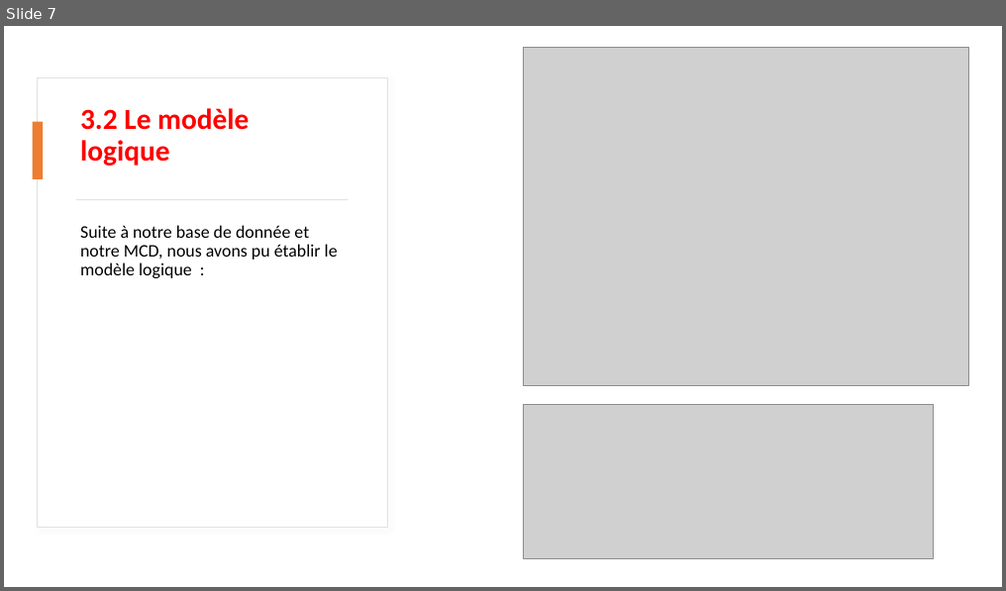
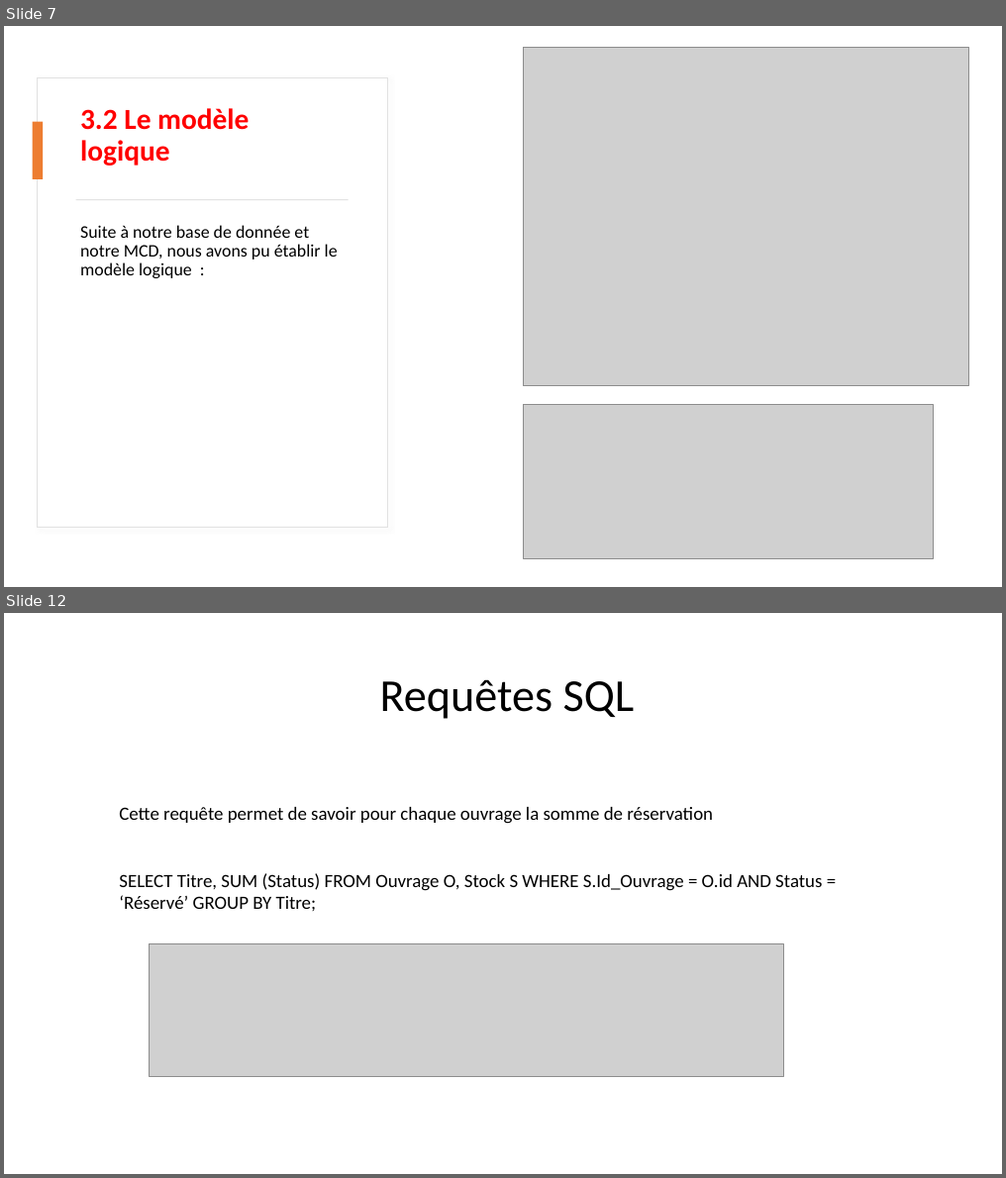
Before and after one commit to Anistea/Biblioth-que, a slide deck: PowerPoint_Projet Panorama base de données.pptx. Shown one above the other, each under a label of ours: slide 7 before the commit, slides 7 and 12 after it; the slides between them are not shown. The pictures are 1006x591 and 1006x1178 pixels, drawn with LibreOffice and Linux fonts; fonts in the diff are those of the drawing; grey boxes stand for pictures. Boxes give left, top, right and bottom in pixels: in the first picture for what was removed or moved away, otherwise in the second. Text is boxed around its words. In the diff, an @@ line names an element or a change of style, - is before the commit and + after.

```diff
--- a/PowerPoint_Projet Panorama base de données.pptx
+++ b/PowerPoint_Projet Panorama base de données.pptx
@@ slide 12 added at box(4, 613, 1002, 1174), background #FFFFFF @@
@@ title added at box(380, 679, 635, 719), 44 pt, text #000000 @@
+Requêtes SQL
@@ text added at box(119, 807, 822, 911), 18 pt, text #000000 @@
+Cette requête permet de savoir pour chaque ouvrage la somme de réservation
+SELECT Titre, SUM (Status) FROM Ouvrage O, Stock S WHERE S.Id_Ouvrage = O.id AND Status = ‘Réservé’ GROUP BY Titre;
@@ picture added at box(150, 944, 783, 1077) @@
```
Also in this commit, not shown: 6 other slides added.
